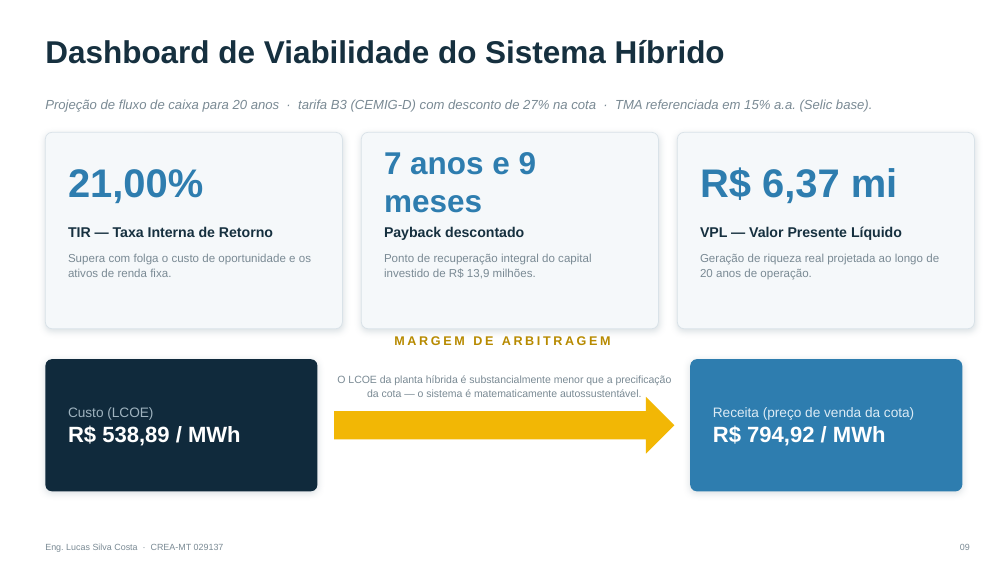
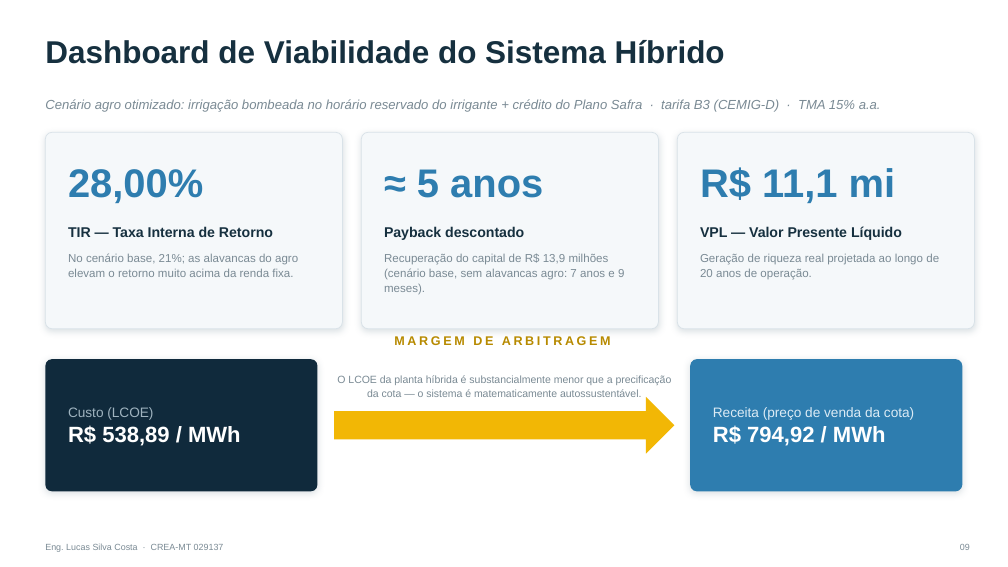
Before and after one commit to Lucas200988/sonare-crm, a slide deck: slide 9 of apresentacoes/BESS_Brasil_Lucas_Silva_Costa.pptx. Drawn at 1008x567 pixels with LibreOffice and Linux fonts; fonts in the diff are those of the drawing. Boxes give left, top, right and bottom in pixels: in the first picture for what was removed or moved away, otherwise in the second. Text is boxed around its words. In the diff, an @@ line names an element or a change of style, - is before the commit and + after.

```diff
--- a/apresentacoes/BESS_Brasil_Lucas_Silva_Costa.pptx
+++ b/apresentacoes/BESS_Brasil_Lucas_Silva_Costa.pptx
@@ text at (45, 99, 881, 112): text changed @@
-Projeção de fluxo de caixa para 20 anos · tarifa B3 (CEMIG-D) com desconto de 27% na cota · TMA referenciada em 15% a.a. (Selic base).
+Cenário agro otimizado: irrigação bombeada no horário reservado do irrigante + crédito do Plano Safra · tarifa B3 (CEMIG-D) · TMA 15% a.a.
@@ text at (68, 169, 203, 203): text changed @@
-21,00%
+28,00%
@@ text at (417, 169, 543, 198): text changed; size 30 to 38 pt @@
-7 anos e 9 meses
+≈ 5 anos
@@ text at (700, 167, 896, 203): text changed @@
-R$ 6,37 mi
+R$ 11,1 mi
@@ text at (68, 253, 298, 277): text changed @@
-Supera com folga o custo de oportunidade e os ativos de renda fixa.
+No cenário base, 21%; as alavancas do agro elevam o retorno muito acima da renda fixa.
@@ text at (384, 253, 624, 294): text changed @@
-Ponto de recuperação integral do capital investido de R$ 13,9 milhões.
+Recuperação do capital de R$ 13,9 milhões (cenário base, sem alavancas agro: 7 anos e 9 meses).
```
Also in this commit, not shown: 5 other slides changed, 1 slide added.
